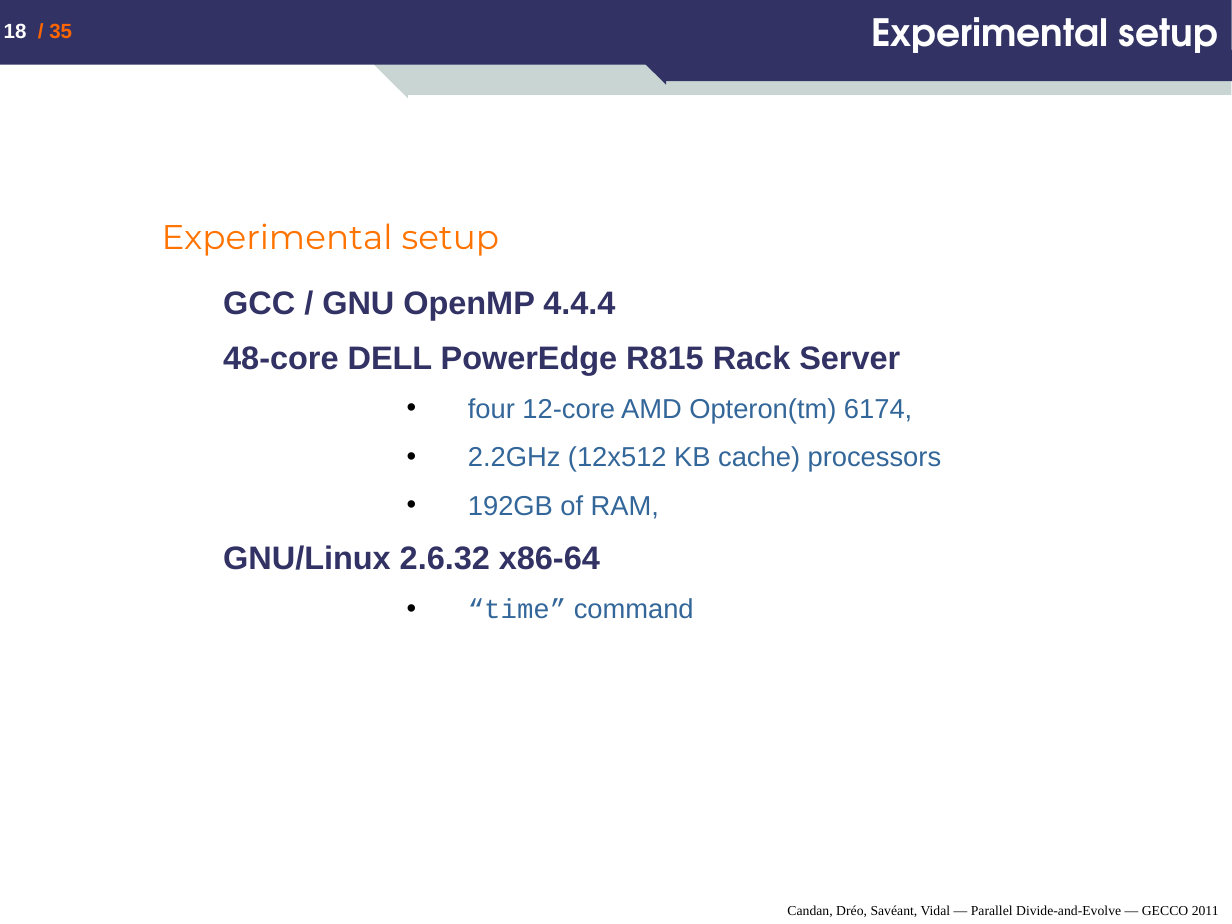
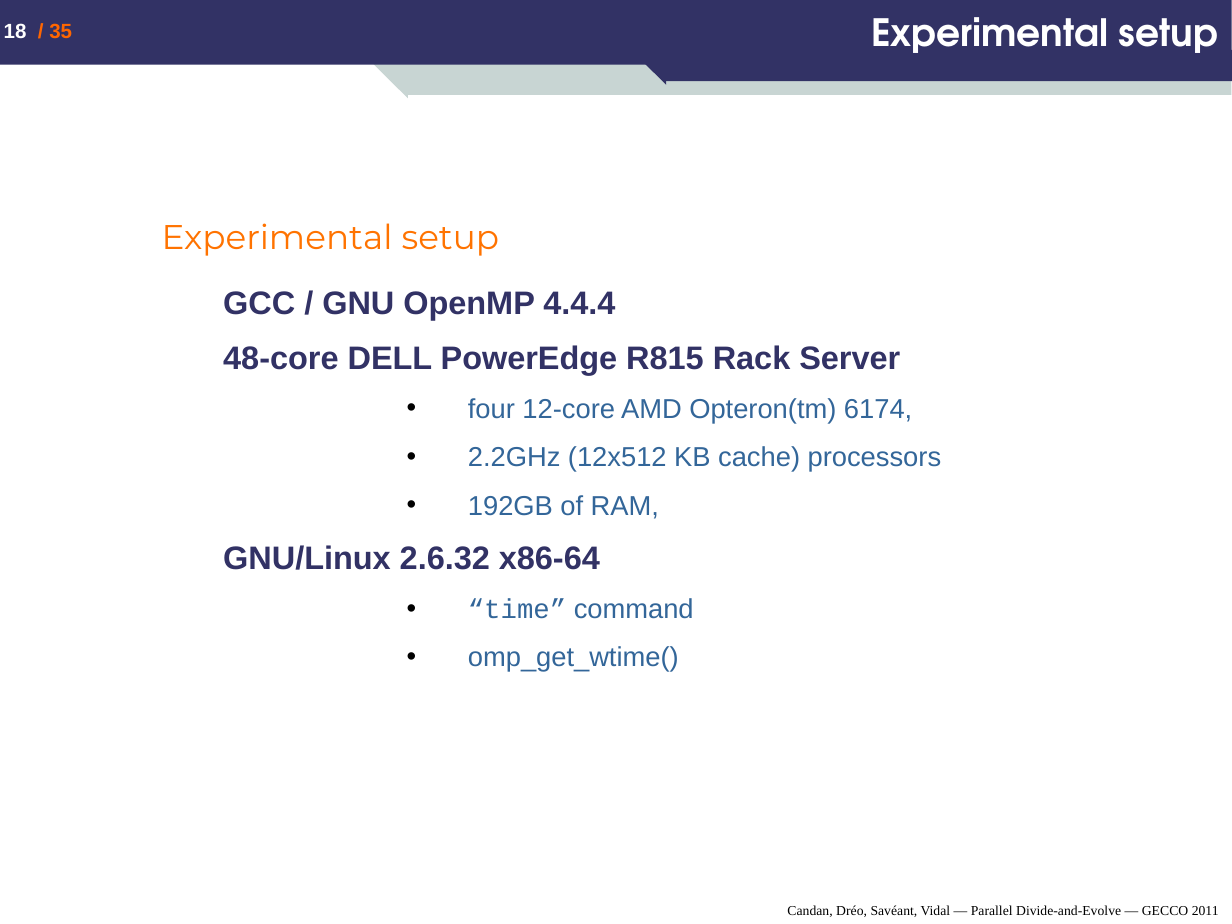
Before and after one commit to nojhan/descarwin, a slide deck: slide 18 of papers/GECCO2011/dae_mt/Candan-Dreo-Saveant-Vidal_Parallel-Divide-and-Evolve_GECCO-2011.ppt. Drawn at 1232x924 pixels with LibreOffice and Linux fonts; fonts in the diff are those of the drawing. Boxes give left, top, right and bottom in pixels: in the first picture for what was removed or moved away, otherwise in the second. Text is boxed around its words. In the diff, an @@ line names an element or a change of style, - is before the commit and + after.

```diff
--- a/papers/GECCO2011/dae_mt/Candan-Dreo-Saveant-Vidal_Parallel-Divide-and-Evolve_GECCO-2011.ppt
+++ b/papers/GECCO2011/dae_mt/Candan-Dreo-Saveant-Vidal_Parallel-Divide-and-Evolve_GECCO-2011.ppt
@@ text at bbox=[468, 646, 679, 672]: paragraph added @@
+    • omp_get_wtime()
```
